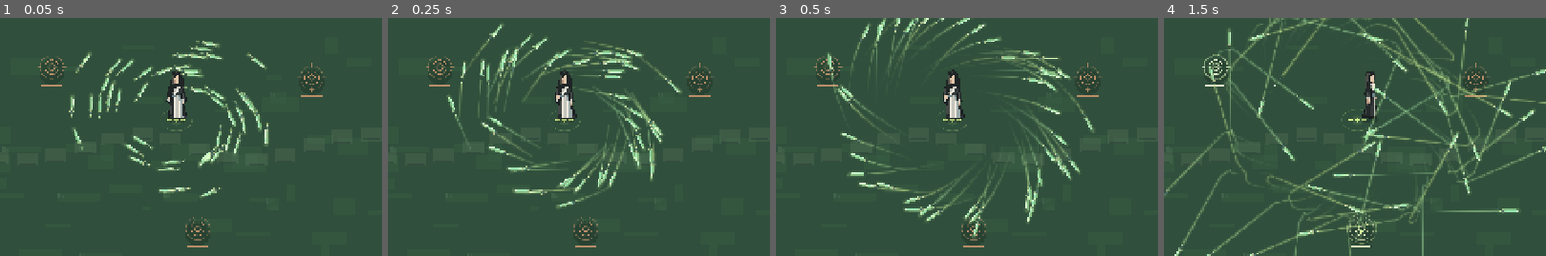
Above: before the commit, frames 1-4 (left to right).
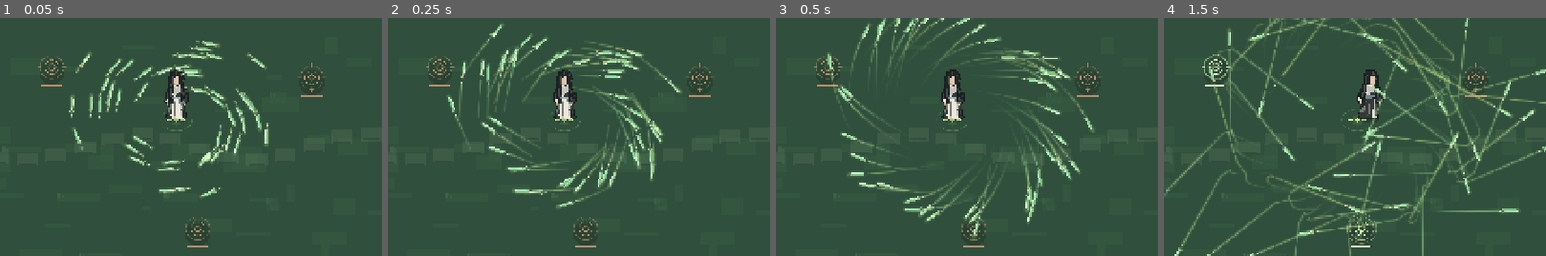
Above: after the commit, the same moments.

Repository: wobushibiantai/Flying-Sword
Game: Godot game, scene res://world.tscn
Same seed, same stepped clock (60 frames per second), same inputs: the game is played once before the commit and once after it.
Inputs (mouse positions are % of the whole screen's width and height, from its top left):
- Up to frame 1 (0.05 s): no input
- Up to frame 2 (0.25 s): no input
- Up to frame 3 (0.5 s): no input
- Up to frame 4 (1.5 s): tap Enter at 0.5 s; move the mouse to (72, 45) at 0.52 s; hold Right (ui_right) 0.53-1.25 s; tap Q at 0.6 s; click (72, 45) at 0.67 s; tap Space at 0.77 s; tap E at 0.8 s; click "天女散花 · Q" at 1.25 s
The pictures show only the part of the screen within x 13-63%, y 28-78%; the shares and areas given below are measured in that part.

The runs differ from the first frame. In frame 1, 0.6% of the frame differs, in the area x 42-50%, y 21-43%; in frame 2, 0.6%; in frame 3, 0.6%; in frame 4, 0.7%, in the area x 50-58%, y 21-43%.

Commit message:
feat: add traveler character assets and live skin switching

Diff:
--- /dev/null
+++ b/assets/character/classic.tres
@@ -0,0 +1,7 @@
+[gd_resource type="Resource" script_class="CharacterSkin" load_steps=3 format=3]
+[ext_resource type="Script" path="res://scripts/character_skin.gd" id="1"]
+[ext_resource type="Texture2D" path="res://assets/character/swordsman.png" id="2"]
+[resource]
+script = ExtResource("1")
+display_name = "原版 · 清简剑客"
+atlas = ExtResource("2")
--- /dev/null
+++ b/assets/character/traveler.tres
@@ -0,0 +1,7 @@
+[gd_resource type="Resource" script_class="CharacterSkin" load_steps=3 format=3]
+[ext_resource type="Script" path="res://scripts/character_skin.gd" id="1"]
+[ext_resource type="Texture2D" path="res://assets/character/traveler/swordsman.png" id="2"]
+[resource]
+script = ExtResource("1")
+display_name = "新版 · 墨衣行者"
+atlas = ExtResource("2")
--- a/project.godot
+++ b/project.godot
@@ -14,6 +14,10 @@
 run/main_scene="res://world.tscn"
 config/features=PackedStringArray("4.7", "Forward Plus")
 config/icon="res://icon.svg"
+
+[autoload]
+
+CharacterSkins="*res://scripts/character_skins.gd"
 
 [display]
 
--- /dev/null
+++ b/scripts/character_skin.gd
@@ -0,0 +1,16 @@
+class_name CharacterSkin
+extends Resource
+## Five actions x eight directions, one row per direction, eight frames per row.
+@export var display_name: String = "角色"
+@export var atlas: Texture2D
+@export var frame_size := Vector2i(64, 80)
+@export var foot_pivot := Vector2(32, 74)
+@export var display_scale: float = 1.4
+
+func validation_error() -> String:
+	if atlas == null: return "缺少角色图集"
+	if frame_size.x <= 0 or frame_size.y <= 0: return "帧尺寸必须大于 0"
+	if atlas.get_width() != frame_size.x * 8 or atlas.get_height() != frame_size.y * 40:
+		return "图集需要 8 列 × 40 行，当前帧尺寸与图片不匹配"
+	if display_scale <= 0: return "显示倍率必须大于 0"
+	return ""
--- /dev/null
+++ b/scripts/character_skins.gd
@@ -0,0 +1,53 @@
+extends Node
+signal changed
+var skins: Array[CharacterSkin] = [
+	preload("res://assets/character/traveler.tres"),
+	preload("res://assets/character/classic.tres")]
+var selected: int = 0
+var external_path: String = ""
+var external_index: int = -1
+
+func current() -> CharacterSkin:
+	return skins[selected]
+
+func select(index: int) -> void:
+	if index < 0 or index >= skins.size(): return
+	if not skins[index].validation_error().is_empty(): return
+	selected = index
+	changed.emit()
+
+func next_skin() -> void:
+	select((selected + 1) % skins.size())
+
+func handle_shortcut(event: InputEvent) -> bool:
+	if event is InputEventKey and event.pressed and not event.echo and event.keycode == KEY_F2:
+		next_skin()
+		get_viewport().set_input_as_handled()
+		return true
+	return false
+
+func load_external(path: String) -> String:
+	# Read a fresh PNG directly, so Aseprite exports can be reloaded during play.
+	var picture := Image.new()
+	if picture.load(path) != OK: return "无法读取 PNG 图片，请检查路径和文件格式"
+	if picture.get_width() % 8 != 0 or picture.get_height() % 40 != 0:
+		return "图集必须能均分为 8 列 × 40 行"
+	var size := Vector2i(picture.get_width() / 8, picture.get_height() / 40)
+	if size.x < 16 or size.y < 16: return "每帧至少需要 16 × 16 像素"
+	var skin := CharacterSkin.new()
+	skin.display_name = "外部 · " + path.get_file().get_basename()
+	skin.atlas = ImageTexture.create_from_image(picture)
+	skin.frame_size = size
+	skin.foot_pivot = Vector2(size) * Vector2(0.5, 0.925)
+	skin.display_scale = 112.0 / size.y
+	external_path = path
+	if external_index < 0:
+		external_index = skins.size()
+		skins.append(skin)
+	else: skins[external_index] = skin
+	select(external_index)
+	return ""
+
+func reload_external() -> String:
+	if external_path.is_empty(): return "请先选择一张外部图集"
+	return load_external(external_path)
--- a/scripts/island_world.gd
+++ b/scripts/island_world.gd
@@ -251,6 +251,7 @@
 	elif state == State.SKY: land_button.text = "请先靠近浮岛"
 
 func _input(event: InputEvent) -> void:
+	if CharacterSkins.handle_shortcut(event): return
 	if state == State.GROUND:
 		if event is InputEventKey and event.pressed and not event.echo and event.keycode == KEY_TAB:
 			take_off()
--- a/scripts/player.gd
+++ b/scripts/player.gd
@@ -14,7 +14,15 @@
 var walking: bool = false
 var animation_time: float = 0.0
 var velocity := Vector2.ZERO
-const ATLAS: Texture2D = preload("res://assets/character/swordsman.png")
+var skin: CharacterSkin
+
+func _ready() -> void:
+	get_node("/root/CharacterSkins").changed.connect(_refresh_skin)
+	_refresh_skin()
+
+func _refresh_skin() -> void:
+	skin = get_node("/root/CharacterSkins").current()
+	queue_redraw()
 
 func _physics_process(delta: float) -> void:
 	var direction := Vector2.ZERO
@@ -45,9 +53,11 @@
 	var state_index := animation_state_index()
 	var fps := 10.0 if state_index > 0 else (1.0 / 0.18)
 	var frame := posmod(int(animation_time * fps), 8)
-	var region := Rect2(frame * 64, (state_index * 8 + facing) * 80, 64, 80)
+	if skin == null: return
+	var size := Vector2(skin.frame_size)
+	var region := Rect2(Vector2(frame, state_index * 8 + facing) * size, size)
 	# Foot pivot stays fixed; sprite height fits the existing charge-ring clearance.
-	draw_texture_rect_region(ATLAS, Rect2(-44.8, -103.6, 89.6, 112), region)
+	draw_texture_rect_region(skin.atlas, Rect2(-skin.foot_pivot * skin.display_scale, size * skin.display_scale), region)
 
 func animation_state_index() -> int:
 	if flying: return 3 if flight_moving else 4
--- a/scripts/playground.gd
+++ b/scripts/playground.gd
@@ -35,6 +35,9 @@
 var follow_toggle: CheckButton
 var pointer_viewport := Vector2.ZERO
 var pointer_received := false
+var skin_picker: OptionButton
+var skin_status: Label
+var skin_dialog: FileDialog
 
 func _ready() -> void:
 	var system_font := SystemFont.new()
@@ -144,6 +147,7 @@
 					break
 
 func _input(event: InputEvent) -> void:
+	if CharacterSkins.handle_shortcut(event): return
 	if event is InputEventMouseMotion or event is InputEventMouseButton:
 		pointer_viewport = event.position
 		pointer_received = true
@@ -364,6 +368,7 @@
 	_slider(skills, "剑河前进速度", 100, 4000, 650, 50, func(v: float) -> void: swarm.river_speed = v)
 	_slider(skills, "剑河持续 / 秒", 1, 12, 4, 0.5, func(v: float) -> void: swarm.river_duration = v)
 	var arena := _tab(tabs, "角色 / 靶场")
+	_build_skin_controls(arena)
 	_slider(arena, "主角移动速度", 30, 900, 240, 10, func(v: float) -> void: player.move_speed = v)
 	follow_toggle = CheckButton.new()
 	follow_toggle.text = "环绕跟随主角"
@@ -384,6 +389,36 @@
 	pause_button = _button(root, "暂停演示    Space", _toggle_pause)
 	status_label = _label(root, "", 10, MUTED)
 	perf_label = _label(root, "", 10, MUTED)
+
+func _build_skin_controls(parent: Control) -> void:
+	_label(parent, "角色素材 · F2 快速切换", 14, ACCENT)
+	skin_picker = OptionButton.new()
+	skin_picker.add_theme_font_override("font", font)
+	skin_picker.add_theme_font_size_override("font_size", 14)
+	parent.add_child(skin_picker)
+	skin_picker.item_selected.connect(CharacterSkins.select)
+	CharacterSkins.changed.connect(_sync_skin_picker)
+	_sync_skin_picker()
+	skin_dialog = FileDialog.new()
+	skin_dialog.file_mode = FileDialog.FILE_MODE_OPEN_FILE
+	skin_dialog.access = FileDialog.ACCESS_FILESYSTEM
+	skin_dialog.filters = PackedStringArray(["*.png ; 角色图集 PNG"])
+	skin_dialog.title = "选择角色图集（8 列 × 40 行）"
+	parent.add_child(skin_dialog)
+	skin_dialog.file_selected.connect(func(path: String) -> void:
+		var error := CharacterSkins.load_external(path)
+		skin_status.text = "已载入；修改 PNG 后可点重新加载" if error.is_empty() else error)
+	_button(parent, "载入外部 PNG 图集…", func() -> void: skin_dialog.popup_centered(Vector2i(850, 550)))
+	_button(parent, "重新加载外部图集", func() -> void:
+		var error := CharacterSkins.reload_external()
+		skin_status.text = "图集已刷新" if error.is_empty() else error)
+	skin_status = _label(parent, "切换后地面与御剑角色同步更新", 12, MUTED)
+	skin_status.autowrap_mode = TextServer.AUTOWRAP_WORD_SMART
+
+func _sync_skin_picker() -> void:
+	skin_picker.clear()
+	for item in CharacterSkins.skins: skin_picker.add_item(item.display_name)
+	skin_picker.select(CharacterSkins.selected)
 
 func _tab(tabs: TabContainer, title: String) -> VBoxContainer:
 	var scroll := ScrollContainer.new()
--- /dev/null
+++ b/tests/skin_preview.gd
@@ -0,0 +1,17 @@
+extends SceneTree
+
+func _initialize() -> void: capture.call_deferred()
+
+func capture() -> void:
+	var world = load("res://world.tscn").instantiate()
+	root.add_child(world)
+	var game = world.ground
+	game.player.input_enabled = false
+	game.count_slider.value = 24
+	var ancestor: Node = game.skin_picker
+	while ancestor != null and not ancestor is TabContainer: ancestor = ancestor.get_parent()
+	if ancestor is TabContainer: ancestor.current_tab = 2
+	for i in range(45): await process_frame
+	await RenderingServer.frame_post_draw
+	root.get_texture().get_image().save_png(ProjectSettings.globalize_path("res://../reference/skin-switch-preview.png"))
+	quit()
--- /dev/null
+++ b/tests/skin_swap_test.gd
@@ -0,0 +1,51 @@
+extends SceneTree
+var failures := 0
+
+func _initialize() -> void: _run.call_deferred()
+
+func check(ok: bool, message: String) -> void:
+	if not ok:
+		failures += 1
+		push_error(message)
+
+func _run() -> void:
+	var wardrobe = root.get_node("CharacterSkins")
+	var world = load("res://world.tscn").instantiate()
+	root.add_child(world)
+	world.set_process(false)
+	world.ground.set_process(false)
+	world.ground.player.set_physics_process(false)
+	world.ground.swarm.set_physics_process(false)
+	var player = world.ground.player
+	var position_before: Vector2 = player.position
+	var key := InputEventKey.new()
+	key.keycode = KEY_F2
+	key.pressed = true
+	for i in range(2):
+		root.push_input(key, true)
+		check(wardrobe.selected == (i + 1) % 2, "F2 switches exactly once")
+		check(player.skin == wardrobe.current() and world.flight_avatar.skin == player.skin, "Both avatars share selected skin")
+		check(player.position == position_before, "Swap keeps player position")
+	world.take_off()
+	world.advance(4.3)
+	root.push_input(key, true)
+	check(wardrobe.selected == 1 and world.flight_avatar.skin == wardrobe.current(), "F2 works in sky")
+	world.ground.skin_picker.item_selected.emit(0)
+	check(wardrobe.selected == 0, "Dropdown switches skins")
+	var path := "user://skin_swap_test.png"
+	var atlas: Image = wardrobe.current().atlas.get_image()
+	atlas.save_png(path)
+	check(wardrobe.load_external(path).is_empty(), "External PNG accepted")
+	var old_texture = player.skin.atlas
+	atlas.set_pixel(0, 0, Color.RED)
+	atlas.save_png(path)
+	check(wardrobe.reload_external().is_empty(), "Reload without restarting")
+	check(player.skin.atlas != old_texture and player.skin.atlas.get_image().get_pixel(0, 0) == Color.RED, "Reload reads changed pixels")
+	var selected_before: int = wardrobe.selected
+	var malformed := Image.create(63, 80, false, Image.FORMAT_RGBA8)
+	malformed.save_png(path)
+	check(not wardrobe.load_external(path).is_empty() and wardrobe.selected == selected_before, "Invalid atlas preserves selection")
+	DirAccess.remove_absolute(ProjectSettings.globalize_path(path))
+	wardrobe.select(0)
+	if failures == 0: print("SKIN_SWAP_OK F2/dropdown ground/sky external_reload validation gameplay_preserved")
+	quit(0 if failures == 0 else 1)
Binary file added: assets/character/traveler/swordsman.aseprite
Binary file added: assets/character/traveler/swordsman.png
Not shown, added: assets/character/traveler/swordsman.png.import
Not shown, added: scripts/character_skin.gd.uid
Not shown, added: scripts/character_skins.gd.uid
Not shown, added: tests/skin_preview.gd.uid
Not shown, added: tests/skin_swap_test.gd.uid
Not shown, changed: README.md
Not shown, added: art/CHARACTER_ASSETS.md
Not shown, changed: art/generate_swordsman.lua
Not shown, added: art/preview_traveler.py
Not shown, added: art/traveler_renderer.lua
